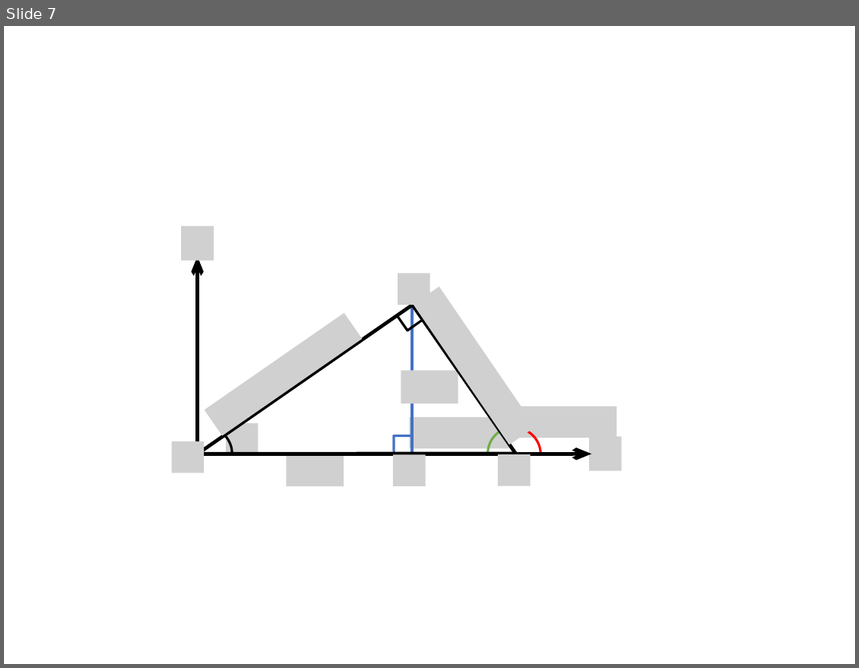
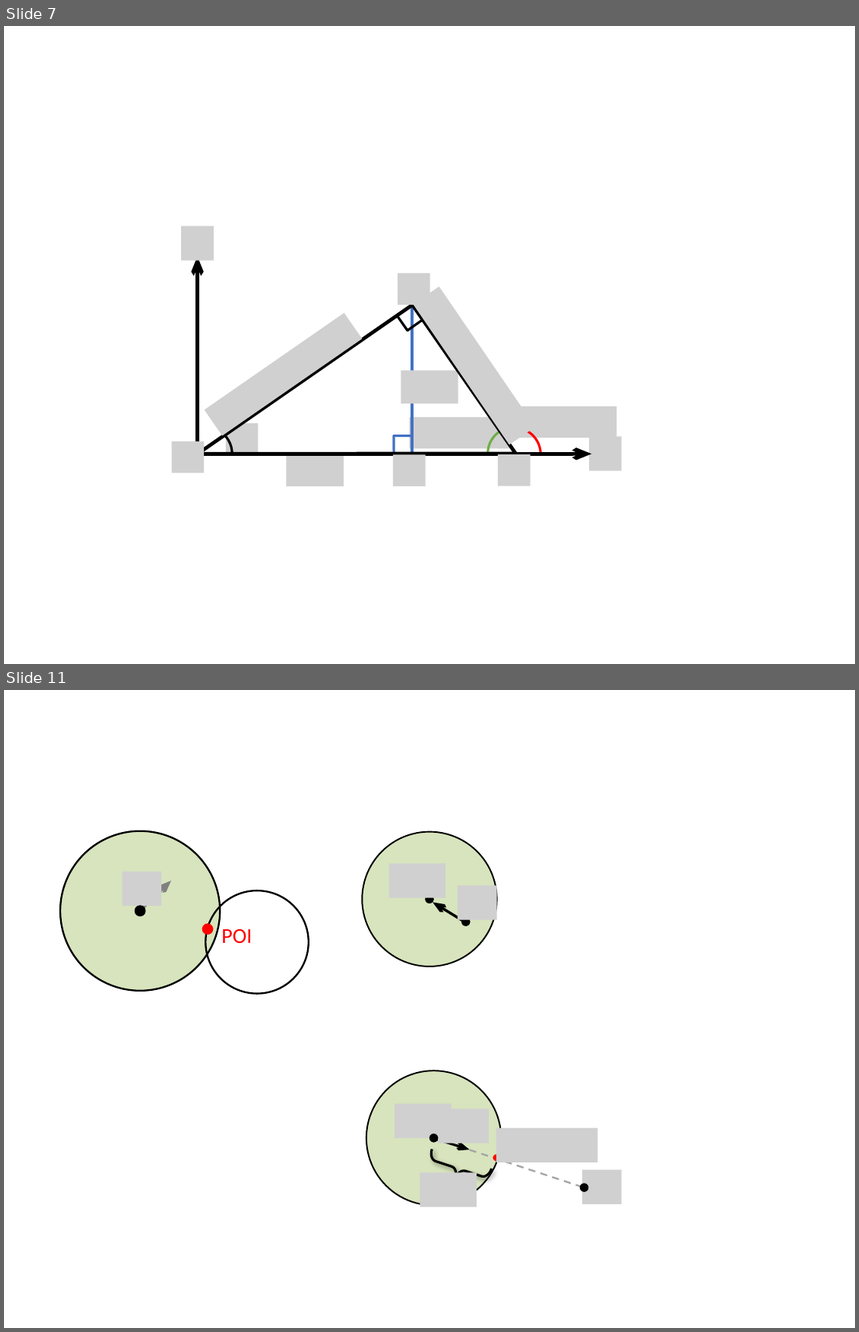
Before and after one commit to Ian-Parberry/sage-docs, a slide deck: Doxygen/physics/2. Shapes Library/figures.pptx. Shown one above the other, each under a label of ours: slide 7 before the commit, slides 7 and 11 after it; the slides between them are not shown. The pictures are 859x668 and 859x1332 pixels, drawn with LibreOffice and Linux fonts; fonts in the diff are those of the drawing; grey boxes stand for pictures. Boxes give left, top, right and bottom in pixels: in the first picture for what was removed or moved away, otherwise in the second. Text is boxed around its words. In the diff, an @@ line names an element or a change of style, - is before the commit and + after.

```diff
--- a/Doxygen/physics/2. Shapes Library/figures.pptx
+++ b/Doxygen/physics/2. Shapes Library/figures.pptx
@@ slide 11 added at (x1=4, y1=690, x2=855, y2=1328), background #FFFFFF @@
@@ ellipse added at (x1=60, y1=831, x2=220, y2=991), fill #D7E4BD, outline #000000 1.5 pt @@
@@ ellipse added at (x1=363, y1=832, x2=496, y2=967), fill #D7E4BD, outline #000000 1.25 pt @@
@@ picture added at (x1=123, y1=872, x2=161, y2=905) @@
@@ picture added at (x1=389, y1=863, x2=446, y2=897) @@
@@ arrow added from (144, 908) to (171, 881), #808080 2.25 pt @@
@@ ellipse added at (x1=205, y1=891, x2=309, y2=994), outline #000000 1.5 pt @@
@@ picture added at (x1=458, y1=886, x2=496, y2=920) @@
@@ ellipse added at (x1=136, y1=906, x2=145, y2=915), fill #000000, outline #000000 2 pt @@
@@ ellipse added at (x1=425, y1=895, x2=434, y2=904), fill #000000 @@
@@ arrow added from (465, 923) to (433, 903), #000000 2.25 pt @@
@@ ellipse added at (x1=462, y1=917, x2=471, y2=926), fill #000000 @@
@@ ellipse added at (x1=203, y1=925, x2=211, y2=933), fill #FF0000, outline #FF0000 2 pt @@
@@ text added at (x1=221, y1=929, x2=252, y2=943), 18 pt, text #FF0000 @@
+POI
@@ ellipse added at (x1=367, y1=1071, x2=501, y2=1205), fill #D7E4BD, outline #000000 1.25 pt @@
@@ picture added at (x1=395, y1=1103, x2=452, y2=1138) @@
@@ picture added at (x1=438, y1=1109, x2=489, y2=1143) @@
@@ ellipse added at (x1=430, y1=1134, x2=438, y2=1142), fill #000000 @@
@@ arrow added from (433, 1138) to (470, 1150), #000000 2 pt @@
@@ line added from (434, 1138) to (585, 1188), #A6A6A6 1.5 pt dashed @@
@@ arrow added from (470, 1161) to (438, 1142), #FB0BD9 2.25 pt @@
@@ picture added at (x1=496, y1=1129, x2=598, y2=1163) @@
@@ right brace added at (x1=426, y1=1150, x2=492, y2=1189), outline #000000 2 pt @@
@@ ellipse added at (x1=493, y1=1155, x2=502, y2=1161), fill #FF0000 @@
@@ picture added at (x1=420, y1=1173, x2=477, y2=1207) @@
@@ ellipse added at (x1=580, y1=1184, x2=588, y2=1192), fill #000000 @@
@@ picture added at (x1=582, y1=1170, x2=621, y2=1204) @@
```
Also in this commit, not shown: 5 other slides added, 1 slide removed, 59 other files.
